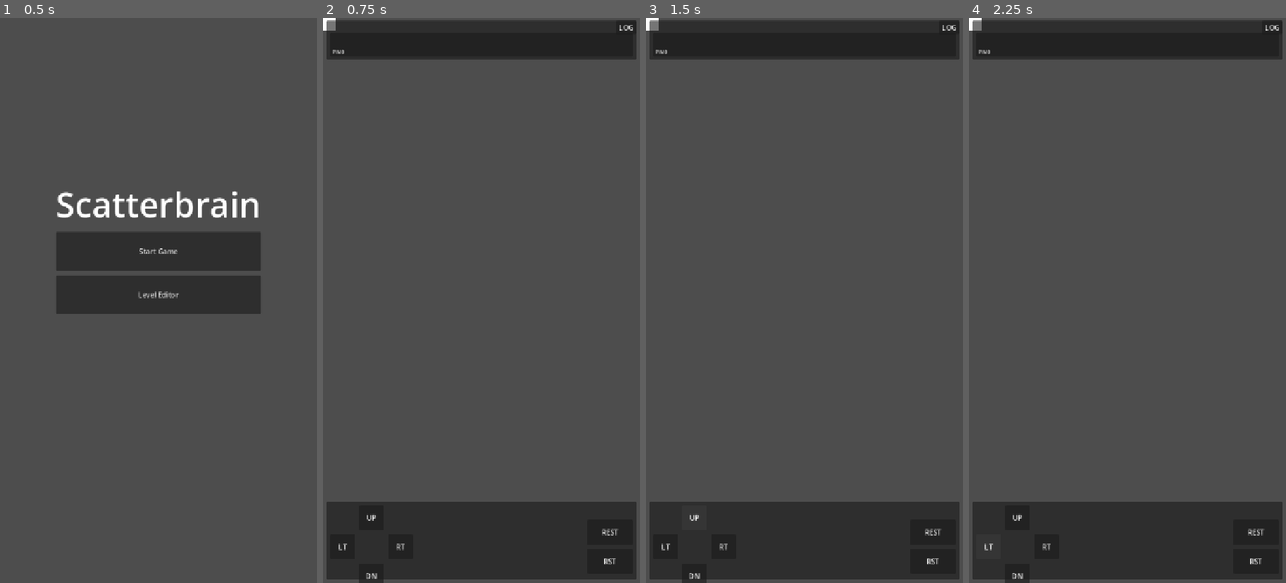
Above: before the commit, frames 1-4 (left to right).
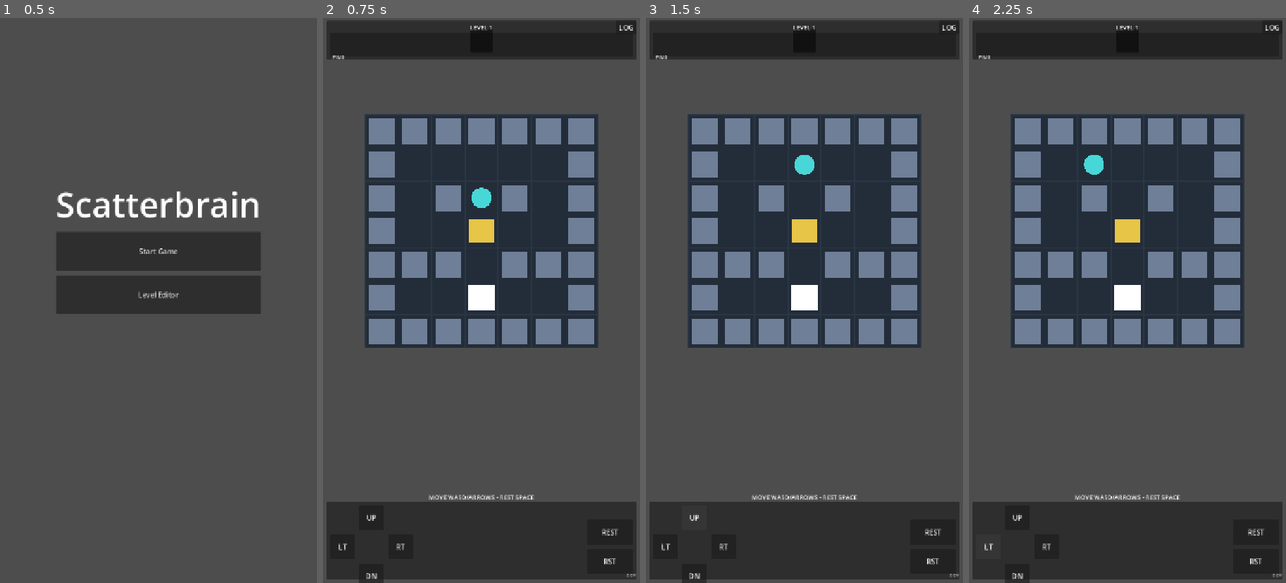
Above: after the commit, the same moments.

Repository: hszqf/Scatterbrain
Game: Godot game, scene res://scenes/app/App.tscn
Same seed, same stepped clock (60 frames per second), same inputs: the game is played once before the commit and once after it.
Inputs:
- Up to frame 1 (0.5 s): no input
- Up to frame 2 (0.75 s): click "Start Game" at 0.5 s
- Up to frame 3 (1.5 s): click "UP" at 1.25 s
- Up to frame 4 (2.25 s): click "LT" at 2 s

Frame 1 is identical in both runs. In frame 2, 31% of the frame differs, in the area x 0-99%, y 0-99%; in frame 3, 31%; in frame 4, 31%.
Error before the commit: Parse Error: Identifier "incoming_change" not declared in the current scope. (res://scripts/game/game_controller.gd:373)

Commit message:
Revert "Animate incoming generated queue changes and integrate into queue update flow"

Diff:
--- a/scripts/game/game_controller.gd
+++ b/scripts/game/game_controller.gd
@@ -369,9 +369,7 @@
 				_memory_capacity(),
 				_defaults.obsession_capacity,
 				evicted_changes,
-				generated_changes,
-				incoming_change,
-				incoming_source_pos
+				generated_changes
 			)
 			continue
 		if kind == "queue_restart":
--- a/scripts/game/memory_queue_view.gd
+++ b/scripts/game/memory_queue_view.gd
@@ -144,15 +144,9 @@
 	capacity: int,
 	obsession_capacity: int,
 	evicted_changes: Array[ChangeRecord],
-	appended_changes: Array[ChangeRecord],
-	incoming_change: ChangeRecord = null,
-	incoming_source_global_pos: Vector2 = Vector2.ZERO
+	appended_changes: Array[ChangeRecord]
 ) -> void:
 	_last_animation_trace.append("queue:update")
-	var incoming_particle: Control = null
-	var incoming_travel_time: float = maxf(incoming_fx_duration, 0.14)
-	if incoming_change != null:
-		incoming_particle = await _prepare_incoming_particle(incoming_change, incoming_source_global_pos, before_entries, capacity, obsession_capacity)
 	render_queue(before_entries, capacity, obsession_capacity)
 	var evicted_overlays: Array[Panel] = _capture_evicted_slot_overlays(evicted_changes.size())
 	render_queue(after_entries, capacity, obsession_capacity)
@@ -163,72 +157,9 @@
 		_last_animation_trace.append("queue:evict")
 	if not appended.is_empty():
 		_last_animation_trace.append("queue:append")
-	if incoming_particle != null:
-		var target_index: int = resolve_incoming_slot_index(before_entries, capacity)
-		var target_slot: Panel = _slot_at_display(target_index)
-		var incoming_tween: Tween = null
-		if target_slot != null:
-			incoming_tween = create_tween()
-			incoming_tween.set_parallel(true)
-			incoming_tween.tween_property(
-				incoming_particle,
-				"position",
-				_to_local_canvas(target_slot.get_global_rect().get_center()) - incoming_particle.size * 0.5,
-				incoming_travel_time
-			).set_trans(Tween.TRANS_QUAD).set_ease(Tween.EASE_OUT)
-			incoming_tween.tween_property(incoming_particle, "scale", Vector2.ONE * incoming_fx_end_scale, incoming_travel_time)
-		var queue_tween: Tween = create_tween()
-		queue_tween.set_parallel(true)
-		_append_slots_to_tween(appended, queue_tween)
-		_evicted_overlays_to_tween(evicted_overlays, queue_tween)
-		if incoming_tween != null:
-			await incoming_tween.finished
-		await queue_tween.finished
-		if is_instance_valid(incoming_particle):
-			incoming_particle.queue_free()
-		_incoming_fx_nodes.erase(incoming_particle)
-		for overlay: Panel in evicted_overlays:
-			if is_instance_valid(overlay):
-				overlay.queue_free()
-	else:
-		await animate_queue_swap(evicted_overlays, appended)
+	await animate_queue_swap(evicted_overlays, appended)
 	_last_animation_trace.append("queue:settle")
 	await animate_queue_settle()
-
-
-func _prepare_incoming_particle(
-	change: ChangeRecord,
-	source_global_pos: Vector2,
-	current_entries: Array[ChangeRecord],
-	capacity: int,
-	obsession_capacity: int
-) -> Control:
-	if change == null or capacity <= 0:
-		return null
-	render_queue(current_entries, capacity, obsession_capacity)
-	await get_tree().process_frame
-	var left_lane: Vector2 = _incoming_lane_left_point()
-	var particle: Control = _build_incoming_badge(change)
-	particle.position = _to_local_canvas(source_global_pos) - particle.size * 0.5
-	add_child(particle)
-	_incoming_fx_nodes.append(particle)
-
-	var source_local: Vector2 = _to_local_canvas(source_global_pos)
-	var popped_local: Vector2 = source_local + Vector2(0.0, -maxf(incoming_pop_height, 0.0))
-	var pop_time: float = maxf(incoming_pop_duration, 0.01)
-	var pop_tween: Tween = create_tween()
-	pop_tween.tween_property(particle, "position", popped_local - particle.size * 0.5, pop_time).set_trans(Tween.TRANS_BACK).set_ease(Tween.EASE_OUT)
-	await pop_tween.finished
-	if incoming_hold_before_launch > 0.0:
-		await get_tree().create_timer(incoming_hold_before_launch).timeout
-
-	var travel_time: float = maxf(incoming_fx_duration, 0.14)
-	var lane_tween: Tween = create_tween()
-	lane_tween.tween_property(particle, "position", left_lane - particle.size * 0.5, travel_time).set_trans(Tween.TRANS_QUAD).set_ease(Tween.EASE_OUT)
-	await lane_tween.finished
-	if incoming_hold_at_lane > 0.0:
-		await get_tree().create_timer(incoming_hold_at_lane).timeout
-	return particle
 
 
 func play_focus_on_slot(slot_index: int, beat_duration: float = 1.0) -> void:
